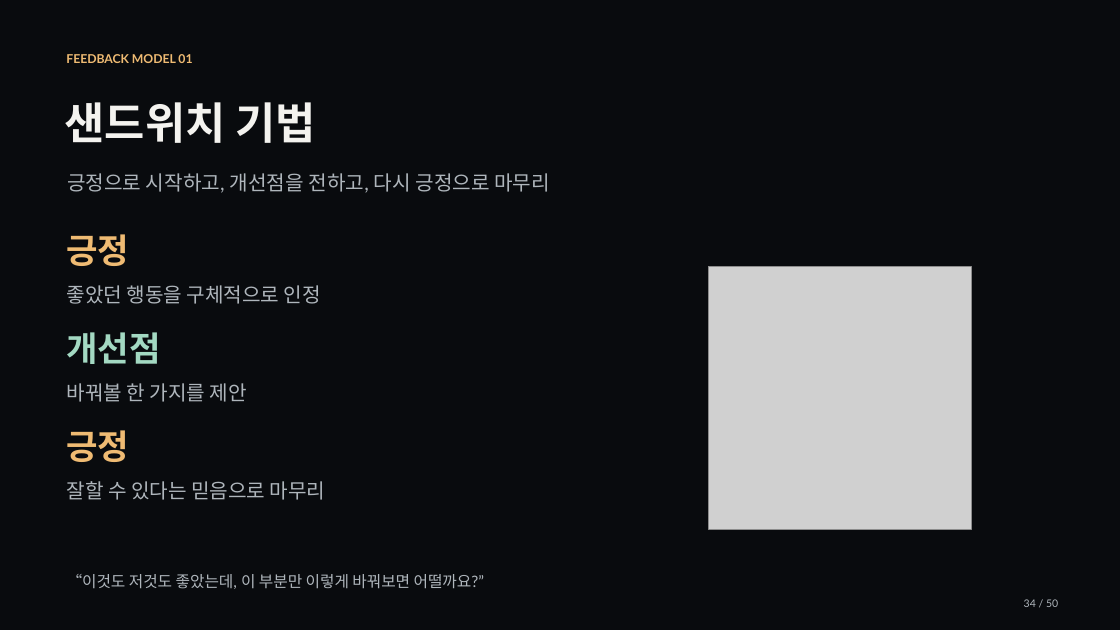
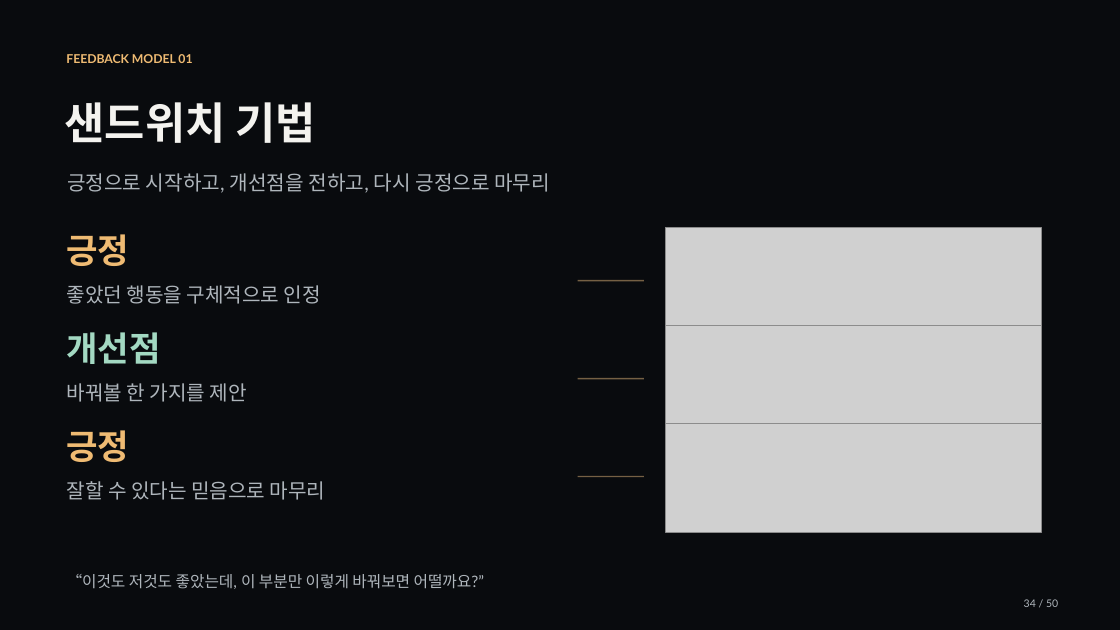
Before and after one commit to jaeyoung5178-bot/Presence, a slide deck: slide 34 of education/training/signature/training-signature.pptx. Drawn at 1120x630 pixels with LibreOffice and Linux fonts; fonts in the diff are those of the drawing; grey boxes stand for pictures. Boxes give left, top, right and bottom in pixels: in the first picture for what was removed or moved away, otherwise in the second. Text is boxed around its words. In the diff, an @@ line names an element or a change of style, - is before the commit and + after.

```diff
--- a/education/training/signature/training-signature.pptx
+++ b/education/training/signature/training-signature.pptx
@@ picture added at [665,228,1042,336] @@
@@ picture removed at [709,267,971,529] @@
@@ rectangle added at [578,280,644,281], fill #756044 @@
@@ picture added at [665,326,1042,434] @@
@@ rectangle added at [578,378,644,380], fill #756044 @@
@@ picture added at [665,423,1042,532] @@
@@ rectangle added at [578,476,644,478], fill #756044 @@
```
Also in this commit, not shown: 12 other files.
